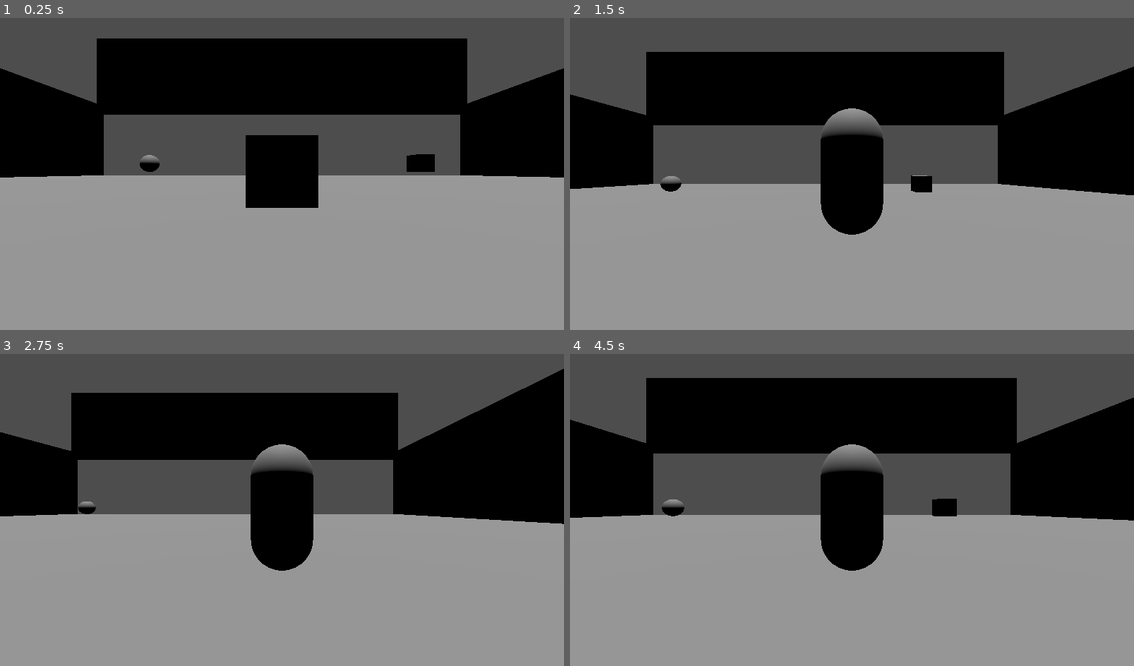
Above: before the commit, frames 1-4 (two rows, left to right).
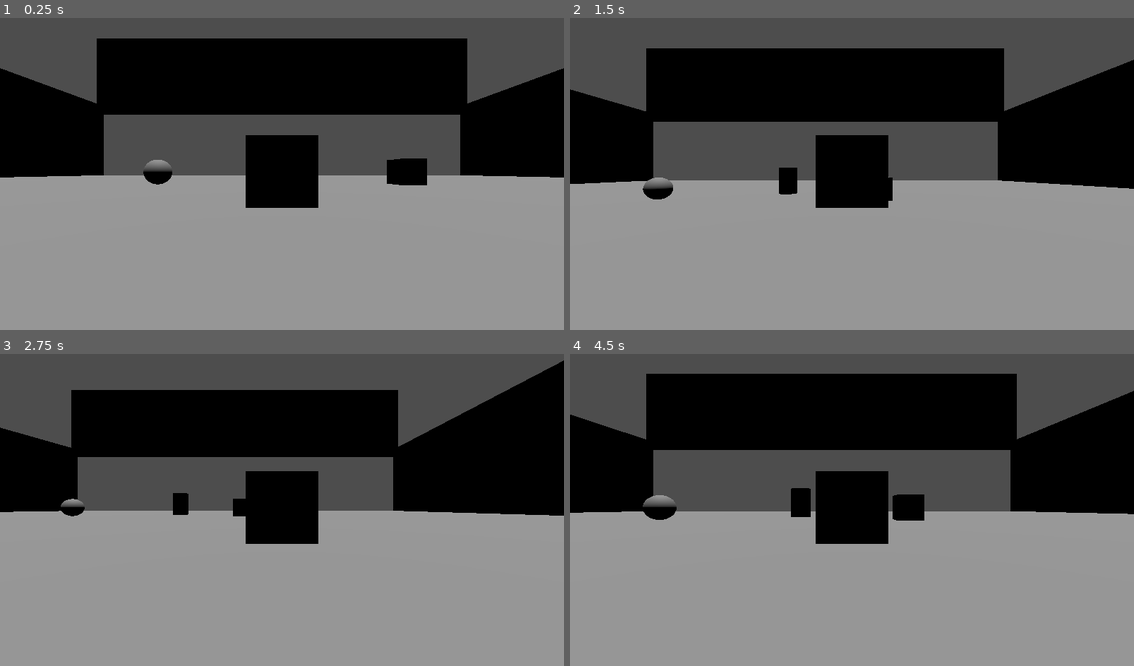
Above: after the commit, the same moments.

Repository: IMKarhu/GMTK2024
Game: Godot game, scene res://scenes/Playables/MyScene.tscn
Two runs of this game, one before a commit and one after it. Both use one fixed random seed, a clock stepped at 60 frames per second and the inputs below.
Inputs:
- Up to frame 1 (0.25 s): no input
- Up to frame 2 (1.5 s): hold D (move_right) 0.53-1.28 s; hold F (changeForm) 0.53-1.28 s; tap Space (jump) at 0.77 s; tap E (interact) at 0.8, 1.35 s; hold S (move_backwards) from 1.28 s (still down)
- Up to frame 3 (2.75 s): tap Space (jump) at 1.52 s; tap F (changeForm) at 1.55 s; release S (move_backwards) at 2.03 s; hold D (move_right) from 2.03 s (still down); hold F (changeForm) from 2.03 s (still down); tap E (interact) at 2.3 s
- Up to frame 4 (4.5 s): release D (move_right) at 2.78 s; release F (changeForm) at 2.78 s; hold W (move_forward) 2.78-3.53 s; tap E (interact) at 2.85, 3.8, 4.35 s; tap Space (jump) at 3.02, 3.77 s; tap F (changeForm) at 3.05 s; hold F (changeForm) 3.53-4.28 s; hold A (move_left) from 3.53 s (still down)

The runs differ from the first frame. In frame 1, 0.9% of the frame differs, in the area x 24-78%, y 43-54%; in frame 2, 5.3%; in frame 3, 4.7%; in frame 4, 5.8%, in the area x 0-100%, y 6-70%.

Commit message:
Modify Interaction

Diff:
--- a/OnlyDown/project.godot
+++ b/OnlyDown/project.godot
@@ -18,6 +18,7 @@
 [autoload]
 
 InteractionManager="*res://scenes/InteractionManager.tscn"
+OldObject="*res://scenes/OldObject.tscn"
 
 [input]
 
--- /dev/null
+++ b/OnlyDown/scenes/Inteactable.tscn
@@ -0,0 +1,17 @@
+[gd_scene load_steps=4 format=3 uid="uid://b7opgnj3e2v7m"]
+
+[ext_resource type="Script" path="res://src/Interactable.gd" id="1_xyvph"]
+[ext_resource type="PackedScene" uid="uid://bni5l0q0lf7rp" path="res://scenes/InteractionArea.tscn" id="2_wkhm4"]
+
+[sub_resource type="SphereShape3D" id="SphereShape3D_3k6x4"]
+
+[node name="Inteactable" type="Node3D"]
+script = ExtResource("1_xyvph")
+
+[node name="Mesh" type="MeshInstance3D" parent="."]
+
+[node name="InteractionArea" parent="." instance=ExtResource("2_wkhm4")]
+action_name = "Cube"
+
+[node name="Collision" type="CollisionShape3D" parent="InteractionArea"]
+shape = SubResource("SphereShape3D_3k6x4")
--- a/OnlyDown/scenes/InteactableCube.tscn
+++ /dev/null
@@ -1,20 +0,0 @@
-[gd_scene load_steps=5 format=3 uid="uid://b7opgnj3e2v7m"]
-
-[ext_resource type="Script" path="res://src/InteractableCube.gd" id="1_qcke4"]
-[ext_resource type="PackedScene" uid="uid://bni5l0q0lf7rp" path="res://scenes/InteractionArea.tscn" id="2_wkhm4"]
-
-[sub_resource type="BoxMesh" id="BoxMesh_1yjbl"]
-
-[sub_resource type="SphereShape3D" id="SphereShape3D_3k6x4"]
-
-[node name="InteactableCube" type="Node3D"]
-script = ExtResource("1_qcke4")
-
-[node name="Cube" type="MeshInstance3D" parent="."]
-mesh = SubResource("BoxMesh_1yjbl")
-
-[node name="InteractionArea" parent="." instance=ExtResource("2_wkhm4")]
-action_name = "Cube"
-
-[node name="CollisionShape3D" type="CollisionShape3D" parent="InteractionArea"]
-shape = SubResource("SphereShape3D_3k6x4")
--- a/OnlyDown/scenes/InteactableSphere.tscn
+++ /dev/null
@@ -1,20 +0,0 @@
-[gd_scene load_steps=5 format=3 uid="uid://duka1cvp4r67u"]
-
-[ext_resource type="Script" path="res://src/InteractableSphere.gd" id="1_buqrk"]
-[ext_resource type="PackedScene" uid="uid://bni5l0q0lf7rp" path="res://scenes/InteractionArea.tscn" id="2_q7fww"]
-
-[sub_resource type="SphereMesh" id="SphereMesh_ai78b"]
-
-[sub_resource type="SphereShape3D" id="SphereShape3D_3k6x4"]
-
-[node name="InteactableSphere" type="Node3D"]
-script = ExtResource("1_buqrk")
-
-[node name="Sphere" type="MeshInstance3D" parent="."]
-mesh = SubResource("SphereMesh_ai78b")
-
-[node name="InteractionArea" parent="." instance=ExtResource("2_q7fww")]
-action_name = "Sphere"
-
-[node name="CollisionShape3D" type="CollisionShape3D" parent="InteractionArea"]
-shape = SubResource("SphereShape3D_3k6x4")
--- /dev/null
+++ b/OnlyDown/scenes/OldObject.tscn
@@ -0,0 +1,6 @@
+[gd_scene load_steps=2 format=3 uid="uid://do4krjvpld4fs"]
+
+[sub_resource type="BoxMesh" id="BoxMesh_28sky"]
+
+[node name="OldObject" type="MeshInstance3D"]
+mesh = SubResource("BoxMesh_28sky")
--- a/OnlyDown/scenes/Playables/MyScene.tscn
+++ b/OnlyDown/scenes/Playables/MyScene.tscn
@@ -1,15 +1,18 @@
-[gd_scene load_steps=8 format=3 uid="uid://b4ri1tn737d6c"]
+[gd_scene load_steps=9 format=3 uid="uid://b4ri1tn737d6c"]
 
 [ext_resource type="PackedScene" uid="uid://uf18hxdpc23s" path="res://scenes/Player.tscn" id="1_o8s5f"]
-[ext_resource type="PackedScene" uid="uid://b7opgnj3e2v7m" path="res://scenes/InteactableCube.tscn" id="2_ceek3"]
-[ext_resource type="PackedScene" uid="uid://duka1cvp4r67u" path="res://scenes/InteactableSphere.tscn" id="3_76c65"]
+[ext_resource type="PackedScene" uid="uid://b7opgnj3e2v7m" path="res://scenes/Inteactable.tscn" id="2_ceek3"]
 [ext_resource type="PackedScene" uid="uid://dvbmnd1oo1ddc" path="res://scenes/Floor.tscn" id="4_jpn8l"]
 
 [sub_resource type="BoxMesh" id="BoxMesh_6ofnf"]
 
 [sub_resource type="BoxShape3D" id="BoxShape3D_4fphv"]
 
-[sub_resource type="CapsuleMesh" id="CapsuleMesh_2pys2"]
+[sub_resource type="BoxMesh" id="BoxMesh_s5ytg"]
+
+[sub_resource type="SphereMesh" id="SphereMesh_v83j1"]
+
+[sub_resource type="CylinderMesh" id="CylinderMesh_54v0d"]
 
 [node name="MainNode" type="Node3D"]
 
@@ -58,12 +61,18 @@
 
 [node name="Player" parent="." instance=ExtResource("1_o8s5f")]
 transform = Transform3D(1, 0, 0, 0, 1, 0, 0, 0, 1, 0, 1.34312, 0)
-mesh2 = SubResource("CapsuleMesh_2pys2")
-
-[node name="InteactableCube" parent="." instance=ExtResource("2_ceek3")]
-transform = Transform3D(1, 0, 0, 0, 1, 0, 0, 0, 1, 8.17427, 1.49097, -8.84738)
-
-[node name="InteactableSphere" parent="." instance=ExtResource("3_76c65")]
-transform = Transform3D(1, 0, 0, 0, 1, 0, 0, 0, 1, -7.80092, 1.49097, -8.84738)
+mesh2 = null
 
 [node name="Floor" parent="." instance=ExtResource("4_jpn8l")]
+
+[node name="Inteactable" parent="." instance=ExtResource("2_ceek3")]
+transform = Transform3D(1, 0, 0, 0, 1, 0, 0, 0, 1, 5, 1, -5)
+mesh = SubResource("BoxMesh_s5ytg")
+
+[node name="Inteactable2" parent="." instance=ExtResource("2_ceek3")]
+transform = Transform3D(1, 0, 0, 0, 1, 0, 0, 0, 1, -5, 1, -5)
+mesh = SubResource("SphereMesh_v83j1")
+
+[node name="Inteactable3" parent="." instance=ExtResource("2_ceek3")]
+transform = Transform3D(1, 0, 0, 0, 1, 0, 0, 0, 1, 0.0456896, 1, -7.62502)
+mesh = SubResource("CylinderMesh_54v0d")
--- a/OnlyDown/src/InteractableSphere.gd
+++ b/OnlyDown/src/Interactable.gd
@@ -3,11 +3,12 @@
 @onready var interaction_area: InteractionArea = $InteractionArea
 @onready var player = get_tree().get_first_node_in_group("player")
 
-@onready var sphere = $Sphere
+@export var mesh: Mesh
 
 func _ready():
+	$Mesh.mesh = mesh
 	interaction_area.interact = Callable(self, "_on_interact")
 
+# TODO: make it so it falls on the ground and loses ability to interact??
 func _on_interact():
-	player.change_to_mesh(sphere.mesh)
-	sphere.scale = Vector3(0.5, 0.5, 0.5)
+	player.change_to_mesh(mesh)
--- a/OnlyDown/src/InteractableCube.gd
+++ /dev/null
@@ -1,14 +0,0 @@
-extends Node3D
-
-@onready var interaction_area: InteractionArea = $InteractionArea
-@onready var player = get_tree().get_first_node_in_group("player")
-
-@onready var cube = $Cube
-
-func _ready():
-	interaction_area.interact = Callable(self, "_on_interact")
-
-# TODO: make it so it falls on the ground and loses ability to interact??
-func _on_interact():
-	player.change_to_mesh(cube.mesh)
-	cube.scale = Vector3(0.5, 0.5, 0.5)
--- a/OnlyDown/src/Player.gd
+++ b/OnlyDown/src/Player.gd
@@ -6,6 +6,8 @@
 var mesh_instance: MeshInstance3D
 
 @onready var collision_shape = $Collision
+
+@onready var flagPacked = preload("res://scenes/OldObject.tscn")
 
 const SPEED = 5.0
 const JUMP_VELOCITY = 4.5
@@ -42,7 +44,12 @@
 	if event.is_action_pressed("changeForm"):
 		toggle_mesh()
 
+# Function to toggle between meshes
 func toggle_mesh():
+	if mesh2 == null:
+		return
+
+	# Check if currentMesh should be swapped with mesh2
 	if mesh_instance.mesh == currentMesh:
 		change_mesh(mesh2)
 	else:
@@ -50,21 +57,46 @@
 
 # Function to change the mesh
 func change_mesh(new_mesh: Mesh) -> void:
+	# Store current and new mesh before the change
+	var previous_mesh = currentMesh
 	mesh_instance.mesh = new_mesh
+	mesh2 = previous_mesh  # Previous currentMesh becomes mesh2
+	currentMesh = new_mesh  # The new mesh becomes currentMesh
 	update_collision_shape(new_mesh)
 
-	# Function to change the mesh
+func remove_numeric_suffix(name: String) -> String:
+	# Find the position of the '#' character
+	var index = name.find("#")
+	# If found, return the substring before it; otherwise, return the original name
+	if index != -1:
+		return name.substr(0, index)
+	return name
+
+# Function to change to a specific mesh, avoiding duplicates
 func change_to_mesh(new_mesh: Mesh) -> void:
-	mesh_instance.mesh = new_mesh
-	mesh2 = new_mesh
-	update_collision_shape(new_mesh)
-	# @TODO: Add it so you can't change to the object you already posess
-	#if new_mesh == currentMesh or new_mesh == mesh2:
-	#	mesh_instance.mesh = new_mesh
-	#	currentMesh = new_mesh
-	#	update_collision_shape(new_mesh)
-	#else:
-	#	print("Can't change to mesh",new_mesh, "already possible")
+	var new_name = remove_numeric_suffix(new_mesh.to_string())
+	var current_name = remove_numeric_suffix(currentMesh.to_string())
+	var mesh2_name = ''
+
+	if mesh2 != null:
+		mesh2_name = remove_numeric_suffix(mesh2.to_string())
+
+	# Avoid changing to the same mesh
+	if new_name == current_name or new_name == mesh2_name:
+		print("Trying to change to the same mesh")
+		return
+
+	# Perform the mesh change, update states correctly
+	change_mesh(new_mesh)
+
+# @TODO: Make it so it spawns the old mesh to the scene
+func spawn_oldMesh(oldMesh: Mesh) -> void:
+	var flag = flagPacked.instantiate()
+	flag.mesh = oldMesh
+	var newPos = Vector3(self.global_position.x, self.global_position.y, self.global_position.z - 1)
+	flag.set_position(newPos)
+	flag.scale = Vector3(0.5, 0.5, 0.5)
+	get_tree().get_root().add_child(flag)
 
 # @TODO: For now this only works with simple shapes need to modify this later if time
 func update_collision_shape(new_mesh: Mesh) -> void:
@@ -82,8 +114,9 @@
 		new_shape.height = (new_mesh as CapsuleMesh).height
 	elif new_mesh is CylinderMesh:
 		new_shape = CylinderShape3D.new()
-		new_shape.radius = (new_mesh as CylinderMesh).radius
+		new_shape.radius = (new_mesh as CylinderMesh).bottom_radius
 		new_shape.height = (new_mesh as CylinderMesh).height
 
 	if new_shape:
 		collision_shape.shape = new_shape
+	#print(collision_shape.shape)
Not shown: 2 places in OnlyDown/scenes/Player.tscn that only renumber resources
